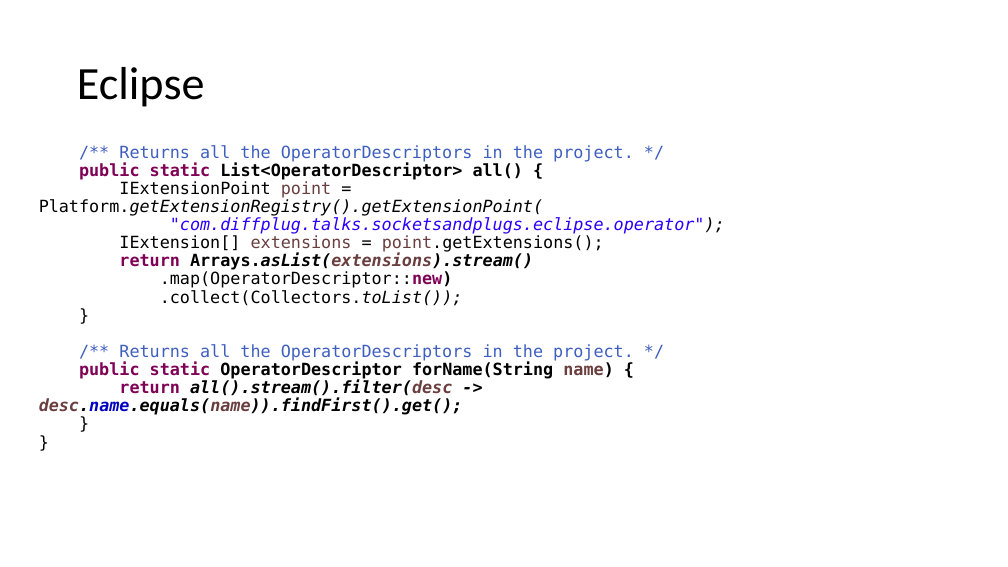
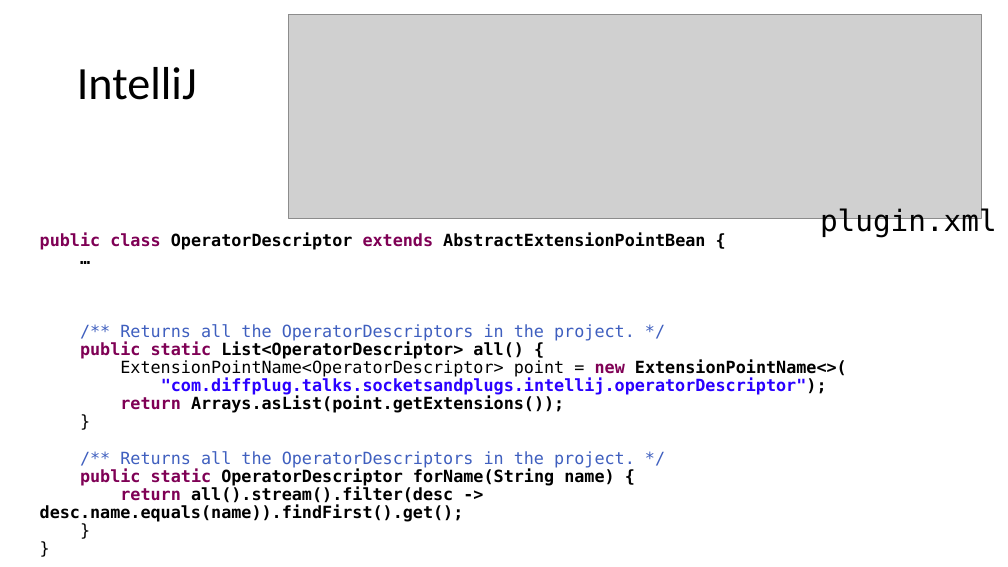
Before and after one commit to diffplug/sockets-and-plugs, a slide deck: slide 23 of Socket and Plugs.pptx (slide 24 before the commit). Drawn at 1008x567 pixels with LibreOffice and Linux fonts; fonts in the diff are those of the drawing; grey boxes stand for pictures. Boxes give left, top, right and bottom in pixels: in the first picture for what was removed or moved away, otherwise in the second. Text is boxed around its words. In the diff, an @@ line names an element or a change of style, - is before the commit and + after.

```diff
--- a/Socket and Plugs.pptx
+++ b/Socket and Plugs.pptx
@@ picture added at (288,14,982,218) @@
@@ title at (77,67,197,100): text changed @@
-Eclipse
+IntelliJ
@@ text added at (820,207,997,237), 28 pt, text #000000 @@
+plugin.xml
@@ text "public class OperatorDescriptor extends AbstractExtensionPoi ...": place and size @@
-text "public class OperatorDescriptor extends AbstractExtensionPoi ..." at (39,145,725,415)
+text "public class OperatorDescriptor extends AbstractExtensionPoi ..." at (40,233,847,522)
@@ text at (40,233,705,250): paragraphs added @@
+public class OperatorDescriptor extends AbstractExtensionPointBean {
+…
@@ text at (120,360,847,413): text changed; bold on @@
-IExtensionPoint point = Platform.getExtensionRegistry().getExtensionPoint(
-"com.diffplug.talks.socketsandplugs.eclipse.operator");
-IExtension[] extensions = point.getExtensions();
-return Arrays.asList(extensions).stream()
-.map(OperatorDescriptor::new)
-.collect(Collectors.toList());
+ExtensionPointName<OperatorDescriptor> point = new ExtensionPointName<>(
+"com.diffplug.talks.socketsandplugs.intellij.operatorDescriptor");
+return Arrays.asList(point.getExtensions());
@@ text at (40,469,614,522): text colour #6A3E3E to #000000 in "name)", "all().stream().filter(desc desc.name.equals(name)).findFirst ..."; text colour #0000C0 to #000000 in "desc.name.equals(name)).findFirst().get();"; italic off in "all().stream().filter(desc -> desc.name.equals(name)).findFi ..." @@
```
Also in this commit, not shown: 4 other slides changed, 7 slides added, 8 slides removed, 10 other files.
